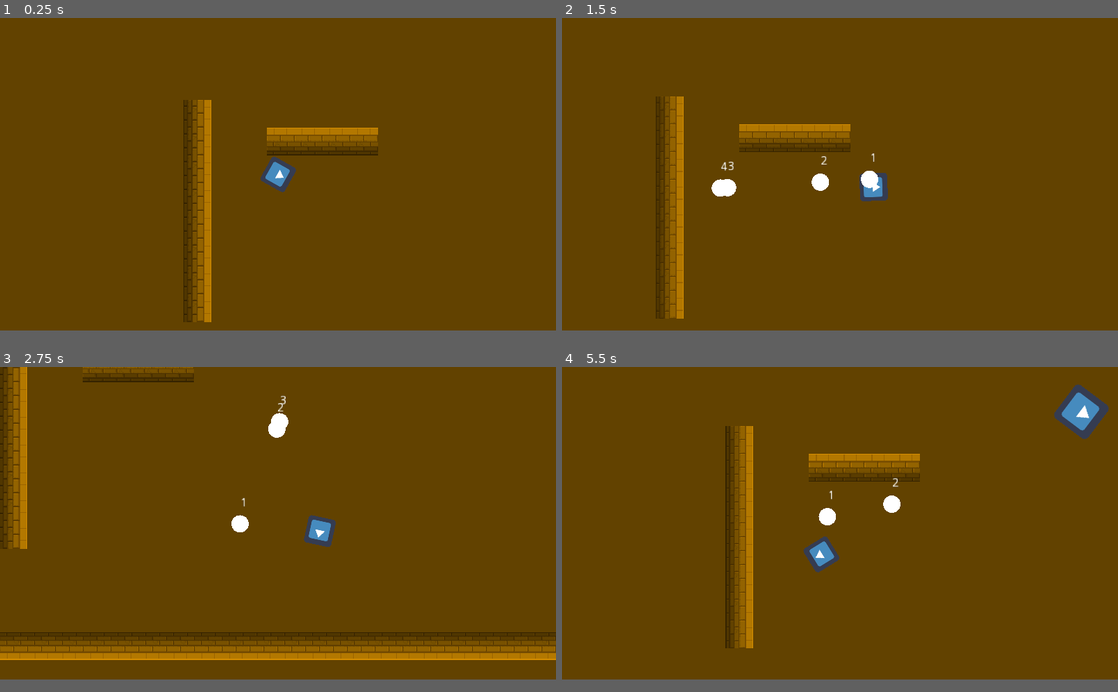
Above: before the commit, frames 1-4 (two rows, left to right).
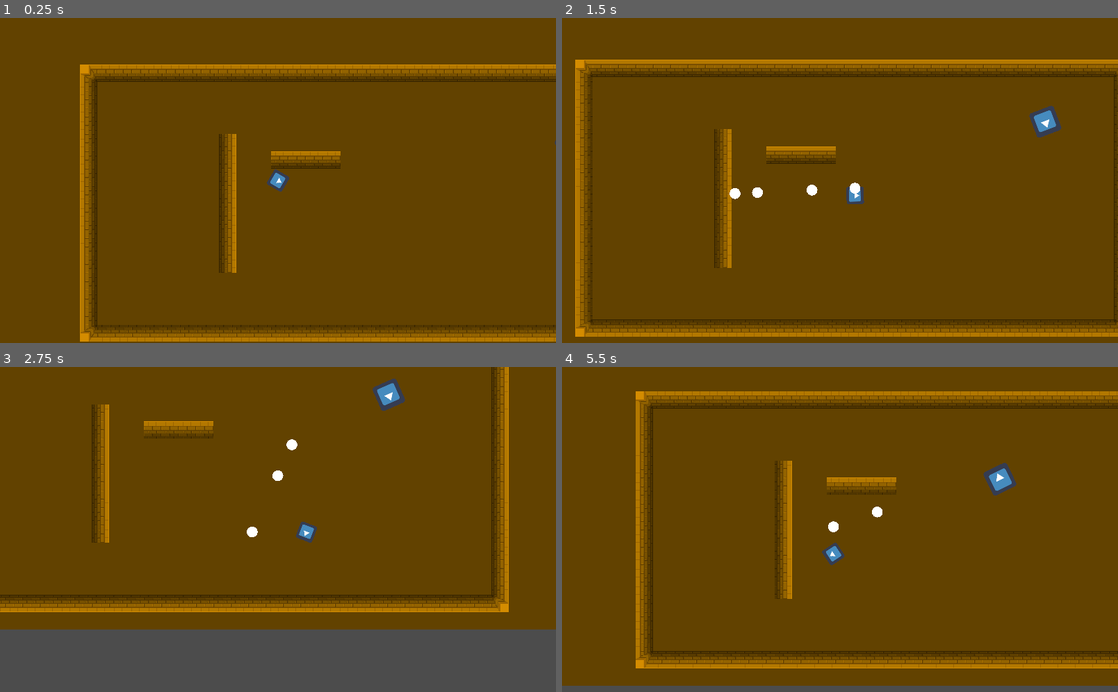
Above: after the commit, the same moments.

Repository: kinge880/GameJam
Game: Godot game, scene res://Word.tscn
Same seed, same stepped clock (60 frames per second), same inputs: the game is played once before the commit and once after it. The engine's default icon, where the game draws it, is replaced by a stand-in: a white triangle on a blue panel in a dark square.
Inputs (mouse positions are in pixels of both pictures, inside the frame that each line leads up to):
- Up to frame 1 (0.25 s): no input
- Up to frame 2 (1.5 s): tap Enter at 0.5 s; move the mouse to (962, 157) at 0.52 s; hold D (ui_right) 0.53-1.28 s; hold Space (atk) 0.53-1.28 s; click (962, 157) at 0.67 s; move the mouse to (728, 190) at 1.27 s; hold S (ui_down) from 1.28 s (still down); tap Space (atk) at 1.35 s; click (728, 190) at 1.42 s
- Up to frame 3 (2.75 s): move the mouse to (333, 454) at 2.02 s; release S (ui_down) at 2.03 s; hold D (ui_right) from 2.03 s (still down); hold Space (atk) from 2.03 s (still down); click (333, 454) at 2.17 s
- Up to frame 4 (5.5 s): move the mouse to (812, 584) at 2.77 s; release D (ui_right) at 2.78 s; release Space (atk) at 2.78 s; hold W (ui_up) 2.78-3.53 s; tap Space (atk) at 2.85, 4.35 s; click (812, 584) at 2.92 s; move the mouse to (1006, 568) at 3.52 s; hold Space (atk) 3.53-4.28 s; hold A (ui_left) 3.53-5.03 s; click (1006, 568) at 3.67 s; move the mouse to (673, 477) at 4.27 s; click (673, 477) at 4.42 s; move the mouse to (867, 523) at 5.02 s; hold S (ui_down) from 5.03 s (still down); hold Space (atk) from 5.03 s (still down); click (867, 523) at 5.17 s
In our replay, the window is 800x450 before the commit and 800x468 after it. These sizes can differ from the game's own. Grey fills any space a smaller window leaves; there, only what the larger window draws over its background counts as a difference.

The runs differ from the first frame. In frame 1, 11% of the frame differs, in the area x 0-100%, y 14-100%; in frame 2, 12%; in frame 3, 23%, in the area x 0-100%, y 0-97%; in frame 4, 14%.

Commit message:
ajeitando o commit
s

Diff:
--- a/Enemy.tscn
+++ b/Enemy.tscn
@@ -16,7 +16,7 @@
 extents = Vector2( 23.7958, 23.698 )
 
 [sub_resource type="CircleShape2D" id=4]
-radius = 114.749
+radius = 200.0
 
 [node name="Enemy" type="Node2D"]
 script = ExtResource( 1 )
@@ -49,6 +49,8 @@
 position = Vector2( 0.810486, -0.151764 )
 enabled = true
 cast_to = Vector2( 30, 0 )
+collision_mask = 3
+collide_with_areas = true
 
 [node name="Sprite" type="Sprite" parent="Path2D/PathFollow2D/Enemy"]
 modulate = Color( 1, 0.996078, 0.996078, 1 )
@@ -60,10 +62,11 @@
 shape = SubResource( 3 )
 
 [node name="Visibility" type="Area2D" parent="Path2D/PathFollow2D/Enemy"]
-editor/display_folded = true
 
 [node name="CollisionShape2D2" type="CollisionShape2D" parent="Path2D/PathFollow2D/Enemy/Visibility"]
 shape = SubResource( 4 )
+
+[node name="Tween" type="Tween" parent="Path2D/PathFollow2D/Enemy"]
 [connection signal="body_entered" from="AreaMove" to="Path2D/PathFollow2D/Enemy" method="_on_AreaMove_body_entered"]
 [connection signal="body_exited" from="AreaMove" to="Path2D/PathFollow2D/Enemy" method="_on_AreaMove_body_exited"]
 [connection signal="kill" from="Path2D/PathFollow2D/Enemy" to="." method="_on_Enemy_kill"]
--- a/Script/Enemy.gd
+++ b/Script/Enemy.gd
@@ -1,6 +1,8 @@
 extends KinematicBody2D
 
 export var speed = 50
+export var max_speed = 200
+var chase_speed = 0
 onready var raycast = $RayCast2D
 #instancia do player, começando como null
 var player = null
@@ -15,12 +17,14 @@
 var enemy_position_after_folow
 signal kill
 onready var path = get_node("../")
+onready var navigation = get_node("../../../../Navigation2D")
 var state = 2
 var motion = Vector2()
 var is_original_position = true
+var path_navigation = []
 
-export var acc = 0.1
-export var dec = 0.05
+onready var tween = get_node("Tween")
+var stop_counter = 1
 
 func _ready():
 	add_to_group("enemy")
@@ -29,21 +33,41 @@
 func control(delta):
 	pass
 
-func _process(delta):
+func _physics_process(delta):
 	#evitar problemas
 	if player == null:
 		return
 
 	#se o player estiver dentro das duas áreas circulares, ativar
 	if player_inside_area and player_is_visible and is_player:
+		#verificar para definir um lance na função la de baixo
+		is_original_position = false
+		#recebo o navigation2D pegando a posição do player e a posição do enemy
+		path_navigation = navigation.get_simple_path(global_position, player.global_position)
+		#update()
+		#a posição [0] seria a posição atual do enemy, a posição [1] deveria ser uma posição atualizada com base no melhor caminho
+		var nextPos = path_navigation[1]
+		#vetor 2 que recebe  a posição do path[1] - do enemy
+		var to_player = nextPos - global_position
+
+		stop_counter -= delta
 		#vetor 2 que recebe  a posição do player - posição do enemy
-		var to_player = player.global_position - global_position
+		#var to_player = player.global_position - global_position
 		#evitar movimento duplo com o dobro da velocidade
 		to_player = to_player.normalized()
 		#provavelmente irei mudar depois, aqui é para direcionar ray cast do enemy na direção do player, mas irei mudar quando adicionar os psirtes
 		global_rotation = atan2(to_player.y, to_player.x)
+		#faz o movimento
 		move_and_collide(to_player * (speed*2) * delta)
-		is_original_position = false
+		if stop_counter <= 0:
+			#tween.stop_all()
+			if !tween.is_active():
+				tween.interpolate_property($".", "chase_speed", null, max_speed, 2, Tween.TRANS_EXPO, Tween.EASE_IN)
+				tween.start()
+			move_and_collide(to_player * chase_speed * delta)
+			is_original_position = false
+	else:
+		stop_counter = 1
 	if state == 1:
 		#igual ao anterior só que pegando a posição inicial do enemy
 		var to_origin = enemy_position - global_position
--- a/Script/Player.gd
+++ b/Script/Player.gd
@@ -4,7 +4,7 @@
 var motion = Vector2()
 onready var raycast = $RayCast2D
 
-export var acc = 0.1
+export var acc = 0.5
 export var dec = 0.05
 
 func _ready():
@@ -13,13 +13,9 @@
 	get_tree().call_group("enemy", "_set_player", self)
 
 func _process(delta):
-	#motion = Vector2()
 	var movedir = Vector2()
 	look_at(get_global_mouse_position())
-	#var look_mouse = get_global_mouse_position() - global_position
 
-	#Movimentos basicos, fiz 3 deles pq to na duvida de qual fica melhor, escolhemos dps
-	#movimentação de teste 1
 	if Input.is_action_pressed("ui_down"):
 		movedir += Vector2(0, 1)
 	if Input.is_action_pressed("ui_up"):
@@ -30,20 +26,15 @@
 		movedir += Vector2(1, 0)
 
 	if movedir != Vector2():
-		motion = motion.linear_interpolate(movedir, acc)
+		motion = motion.linear_interpolate(movedir.normalized(), acc)
 	else:
 		motion = motion.linear_interpolate(Vector2(), dec)
 
-	#motion = motion.normalized() * speed
-
-	#move_and_collide(motion * delta * speed)
 	move_and_slide(motion * speed)
-	#position += motion * delta * speed
 
 	#atacar, podemos modificar aqui pra fazer do jeito que preferimos, deixei assim de inicio pra ter uma base
 	if Input.is_action_pressed("atk"):
 		var collision = raycast.get_collider()
-		print(collision)
 		if raycast.is_colliding() and collision.has_method("_kill"):
 			collision._kill()
 
--- a/Word.tscn
+++ b/Word.tscn
@@ -211,7 +211,7 @@
 func _draw():
 	if path.size():
 		for i in range(path.size()):
-			draw_string(font, Vector2(path[i].x, path[i].y -20), str(i+1))
+			print(Vector2(path[i].x, path[i].y -20))
 			draw_circle(path[i], 10, Color(1,1,1))
 #inserido para verificar o caminho com base no click do mouse (para facilitar o teste), agora só falta editar isso para o player
 func _input(Event):
@@ -220,9 +220,9 @@
 		update()"
 
 [sub_resource type="NavigationPolygon" id=19]
-vertices = PoolVector2Array( 510.95, 223.939, 510.95, 190.859, 1021.97, 64.3426, 1021.97, 511.989, 63.8304, 64.4493, 325.108, 155.164, 326.504, 415.644, 322.314, 420.533, 382.308, 224.674, 383.778, 189.389, 65.7402, 510.881, 283.207, 421.231, 281.112, 161.449, 283.207, 153.767 )
+vertices = PoolVector2Array( 513.431, 226.432, 513.431, 189.451, 1021.97, 64.3426, 1021.97, 511.989, 63.8304, 64.4493, 325.108, 155.164, 326.504, 415.644, 322.314, 420.533, 382.111, 226.432, 380.979, 189.074, 65.7402, 510.881, 283.207, 421.231, 281.112, 161.449, 283.207, 153.767 )
 polygons = [ PoolIntArray( 0, 1, 2, 3 ), PoolIntArray( 4, 2, 1, 5 ), PoolIntArray( 6, 0, 3, 7 ), PoolIntArray( 8, 0, 6 ), PoolIntArray( 8, 6, 5, 9 ), PoolIntArray( 7, 3, 10, 11 ), PoolIntArray( 11, 10, 4, 12 ), PoolIntArray( 13, 12, 4 ), PoolIntArray( 1, 9, 5 ), PoolIntArray( 4, 5, 13 ) ]
-outlines = [ PoolVector2Array( 63.8304, 64.4493, 65.7402, 51 …(153 unchanged characters)… 281.112, 161.449 ), PoolVector2Array( 383.778, 189.389, 510.95, 190.859, 510.95, 223.939, 382.308, 224.674 ) ]
+outlines = [ PoolVector2Array( 63.8304, 64.4493, 65.7402, 51 …(153 unchanged characters)… 281.112, 161.449 ), PoolVector2Array( 380.979, 189.074, 513.431, 189.451, 513.431, 226.432, 382.111, 226.432 ) ]
 
 [node name="Map" type="Node"]
 
@@ -236,7 +236,6 @@
 position = Vector2( 396.752, 245.946 )
 
 [node name="EnemyNode" parent="." instance=ExtResource( 3 )]
-editor/display_folded = true
 position = Vector2( 805.667, 290.14 )
 
 [node name="Navigation2D" type="Navigation2D" parent="."]
@@ -244,5 +243,3 @@
 
 [node name="NavigationPolygonInstance" type="NavigationPolygonInstance" parent="Navigation2D"]
 navpoly = SubResource( 19 )
-
-[editable path="EnemyNode"]
--- a/project.godot
+++ b/project.godot
@@ -21,10 +21,6 @@
 
 [display]
 
-window/size/width=640
-window/size/height=360
-window/size/test_width=1280
-window/size/test_height=720
 window/stretch/mode="2d"
 window/stretch/aspect="keep"
 
